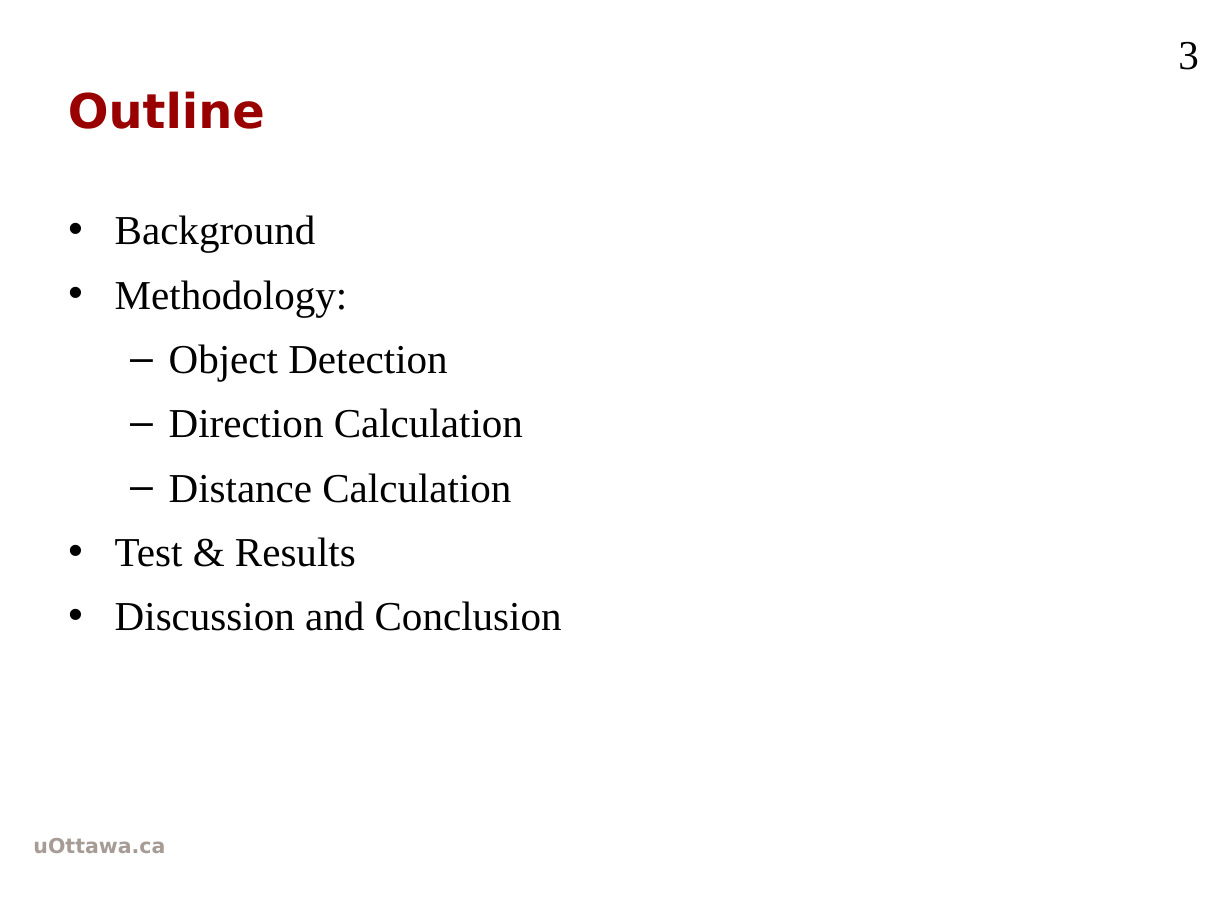
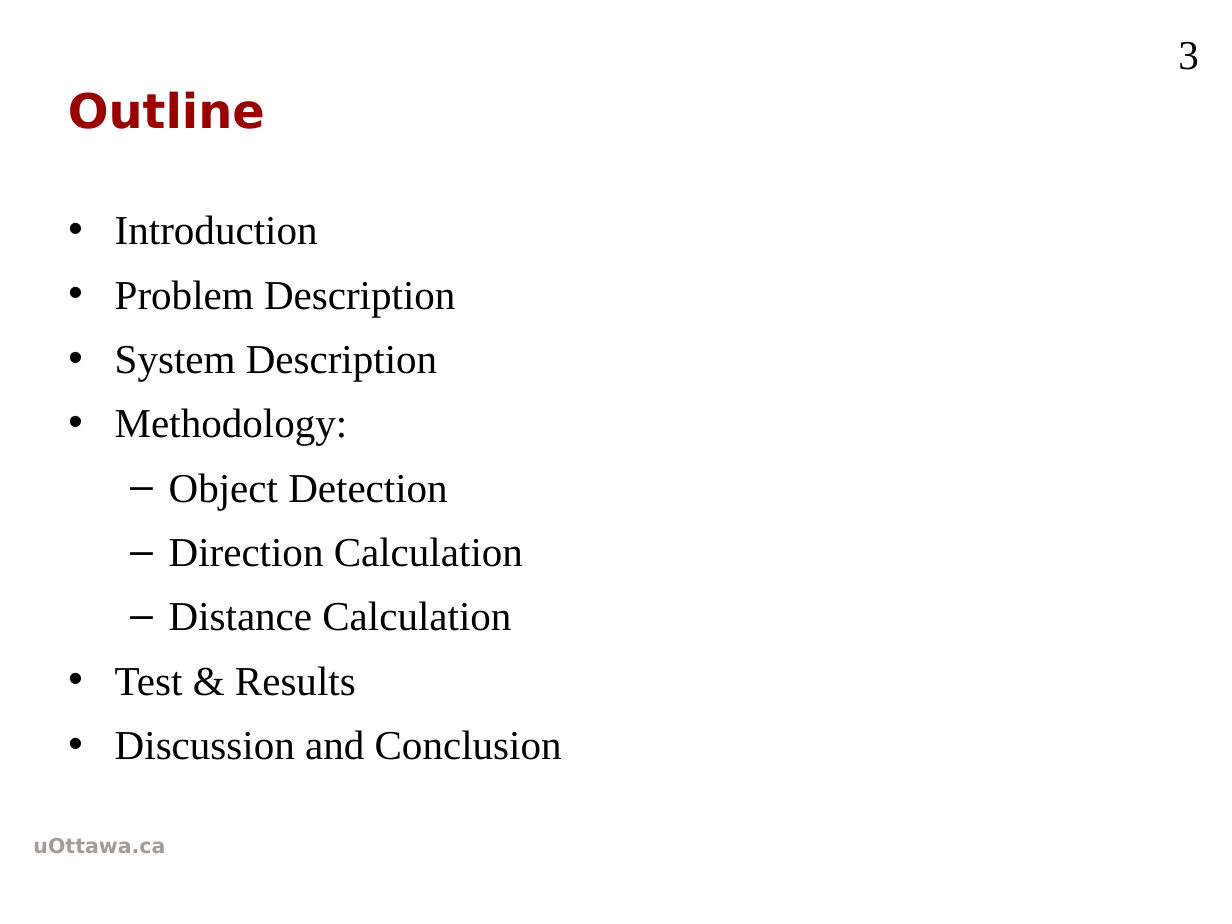
Before and after one commit to iGNSS/ELG5163_project, a slide deck: slide 4 of project presentation/ELG5163_AB_MF_Project Presentation.pptx. Drawn at 1232x924 pixels with LibreOffice and Linux fonts; fonts in the diff are those of the drawing; background and template pictures are left out. Boxes give left, top, right and bottom in pixels: in the first picture for what was removed or moved away, otherwise in the second. Text is boxed around its words. In the diff, an @@ line names an element or a change of style, - is before the commit and + after.

```diff
--- a/project presentation/ELG5163_AB_MF_Project Presentation.pptx
+++ b/project presentation/ELG5163_AB_MF_Project Presentation.pptx
@@ text at [115,215,456,381]: text changed @@
-• Background
+• Introduction
+• Problem Description
+• System Description
```
Also in this commit, not shown: 1 other slide changed, 1 slide added, 1 slide removed.
